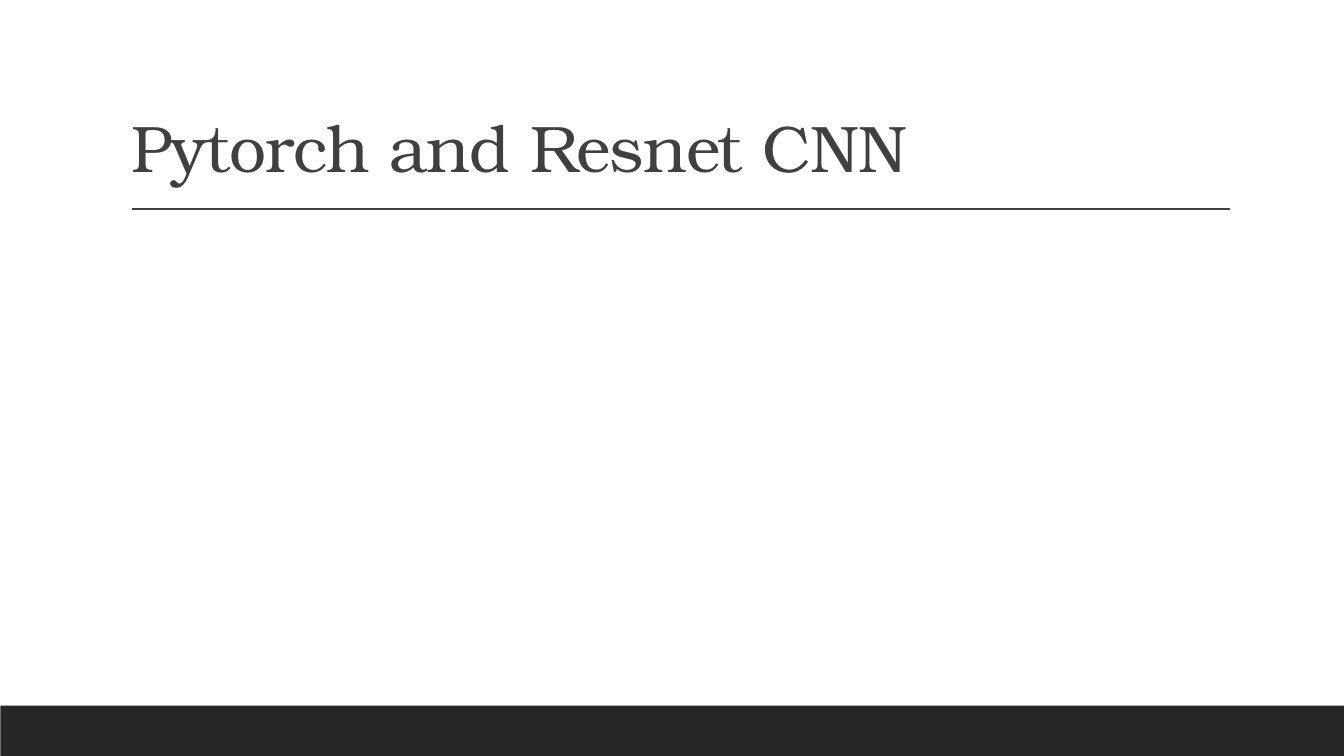
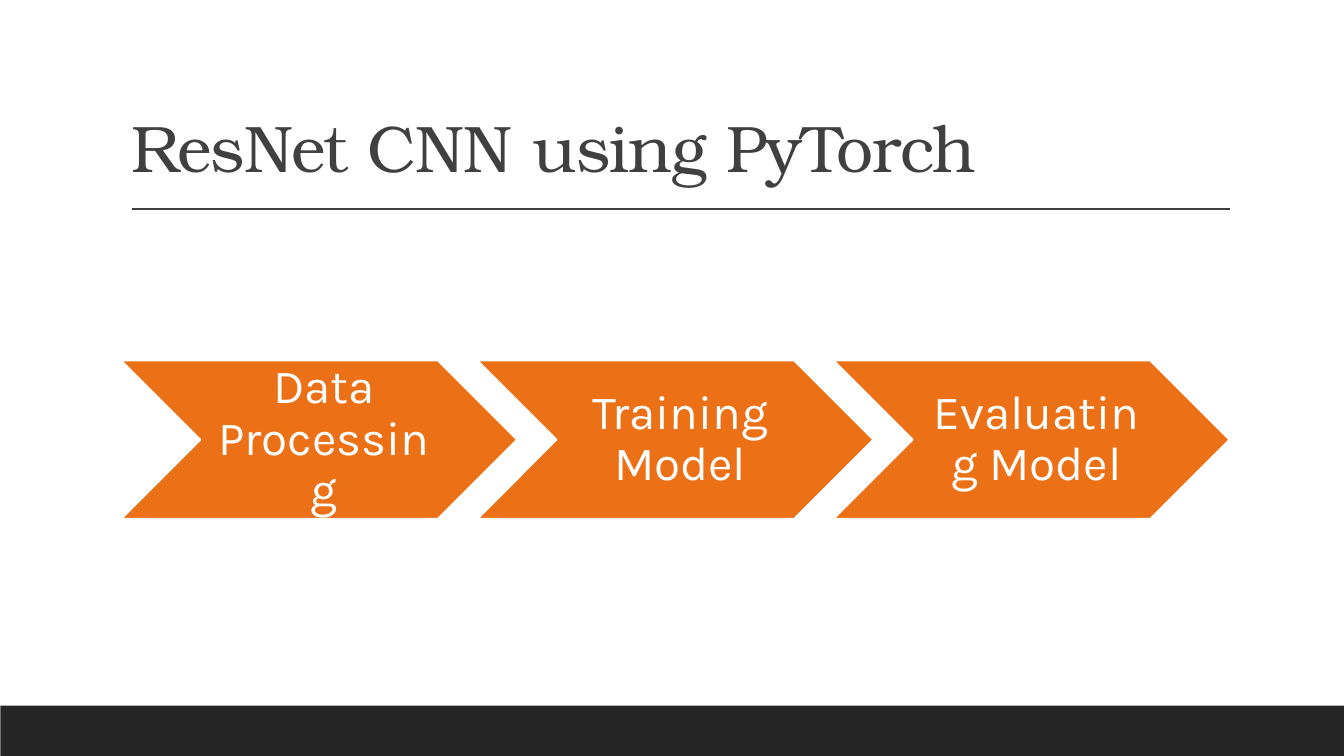
Before and after one commit to sakibsadmanshajib/Car-Classification-using-Deep-Learning, a slide deck: slide 8 of presentation/Car-Classification.pptx. Drawn at 1344x756 pixels with LibreOffice and Linux fonts; fonts in the diff are those of the drawing. Boxes give left, top, right and bottom in pixels: in the first picture for what was removed or moved away, otherwise in the second. Text is boxed around its words. In the diff, an @@ line names an element or a change of style, - is before the commit and + after.

```diff
--- a/presentation/Car-Classification.pptx
+++ b/presentation/Car-Classification.pptx
@@ title at [131, 125, 977, 188]: text changed @@
-Pytorch and Resnet CNN
+ResNet CNN using PyTorch
@@ group added at [121, 361, 1230, 519]: 3 chevrons, 3 texts @@
+Data Processing
+Training Model
+Evaluating Model
```
Also in this commit, not shown: 7 other slides changed, 3 slides added, 1 slide removed, 3 other files.
